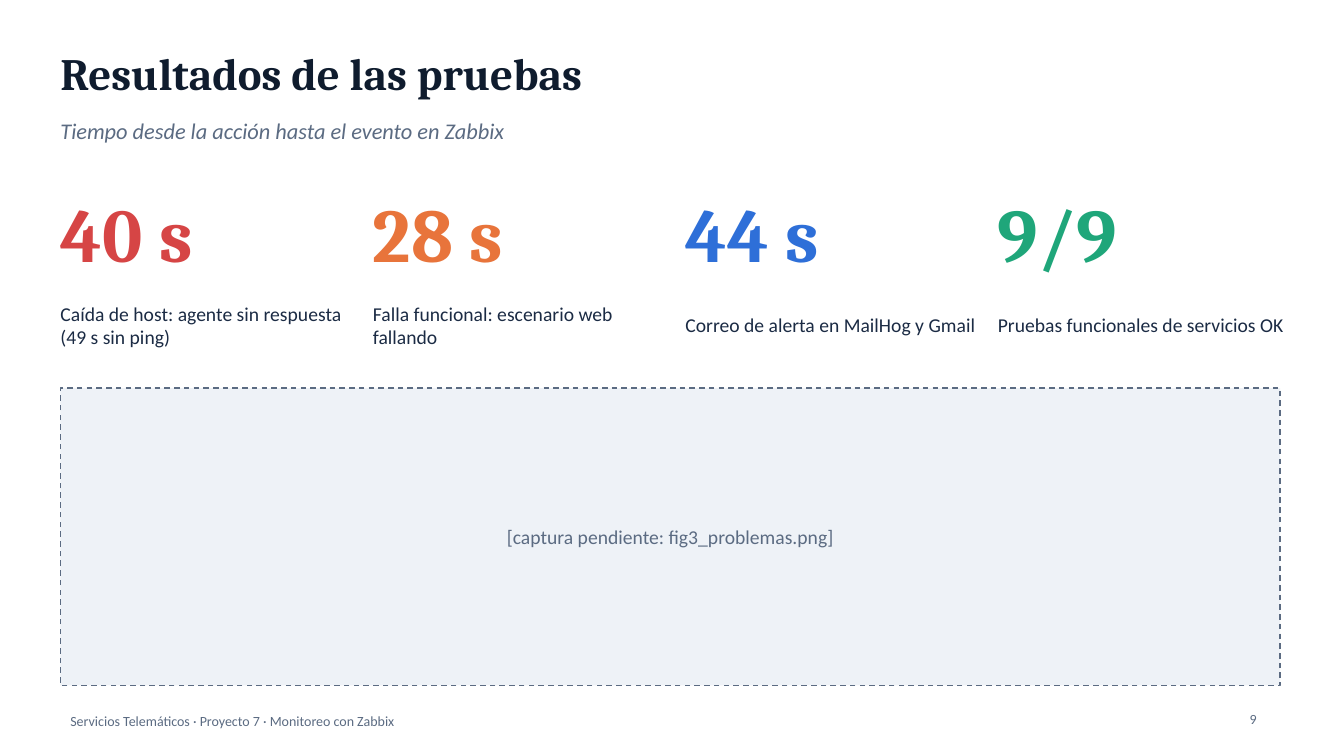
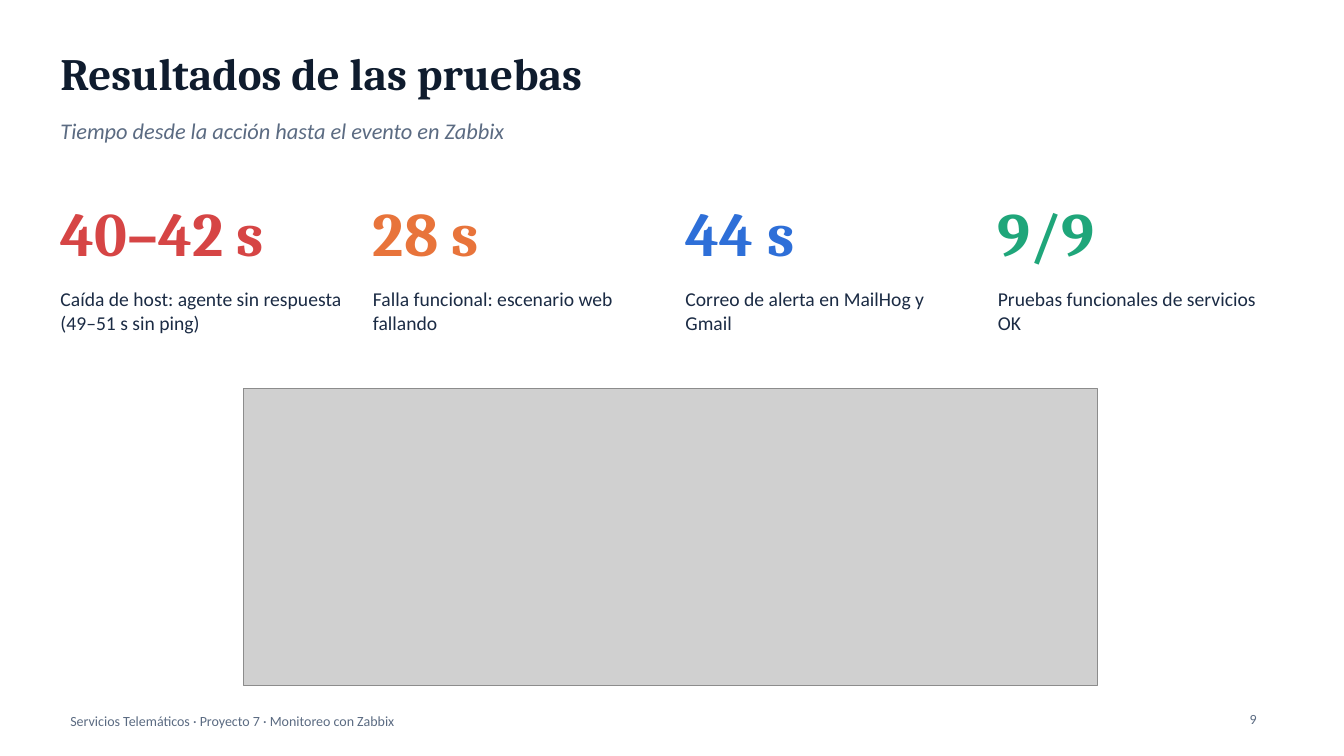
Before and after one commit to phantom-beat/Project-zabbix, a slide deck: slide 9 of docs/Presentacion_Proyecto7.pptx. Drawn at 1344x756 pixels with LibreOffice and Linux fonts; fonts in the diff are those of the drawing; grey boxes stand for pictures. Boxes give left, top, right and bottom in pixels: in the first picture for what was removed or moved away, otherwise in the second. Text is boxed around its words. In the diff, an @@ line names an element or a change of style, - is before the commit and + after.

Commit message:
Capturas en informe y diapositivas; vigilante de agentes sidecar
- Capturas reales de dashboard, Problems y MailHog (sin destinatario)
- vigilar_agentes.sh + timer systemd: reengancha un agente si su
  servicio se reinicia (el agente de ftp quedaba desconectado)
- Tiempos de deteccion con 3 repeticiones (40-42 s agente, 49-51 s ICMP)

```diff
--- a/docs/Presentacion_Proyecto7.pptx
+++ b/docs/Presentacion_Proyecto7.pptx
@@ size 54 to 44 pt in 3 elements at [373, 214, 479, 257], [685, 214, 794, 257], [998, 213, 1095, 265] @@
@@ text at [60, 214, 264, 257]: text changed; size 54 to 44 pt @@
-40 s
+40–42 s
@@ vertical alignment middle to top in 4 elements at [373, 292, 613, 330], [685, 292, 924, 330], [998, 292, 1256, 330], [60, 292, 342, 334] @@
@@ text at [60, 292, 342, 334]: text changed @@
-Caída de host: agente sin respuesta (49 s sin ping)
+Caída de host: agente sin respuesta (49–51 s sin ping)
@@ rectangle removed at [60, 388, 1280, 686] @@
@@ picture added at [243, 388, 1098, 686] @@
@@ text removed at [507, 530, 834, 548] @@
-[captura pendiente: fig3_problemas.png]
```
Also in this commit, not shown: 2 other slides changed, 11 other files.
